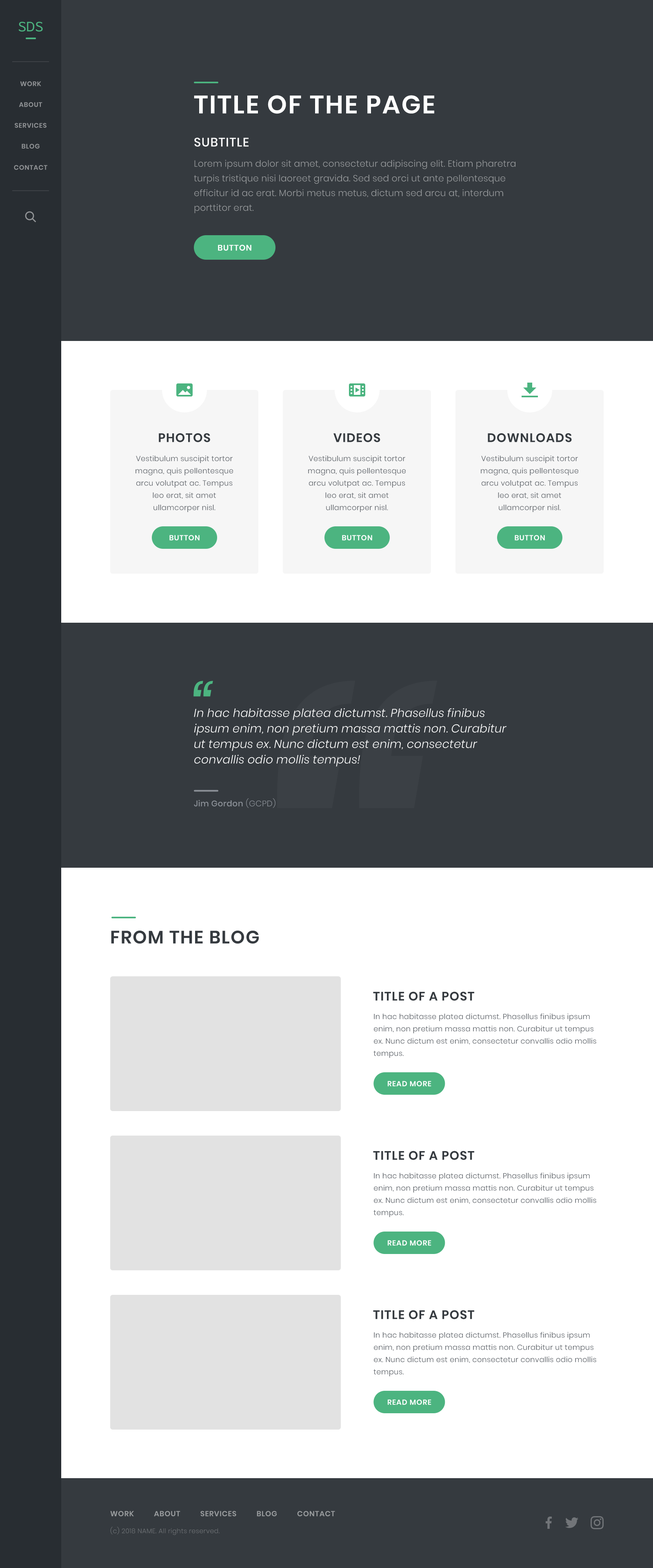
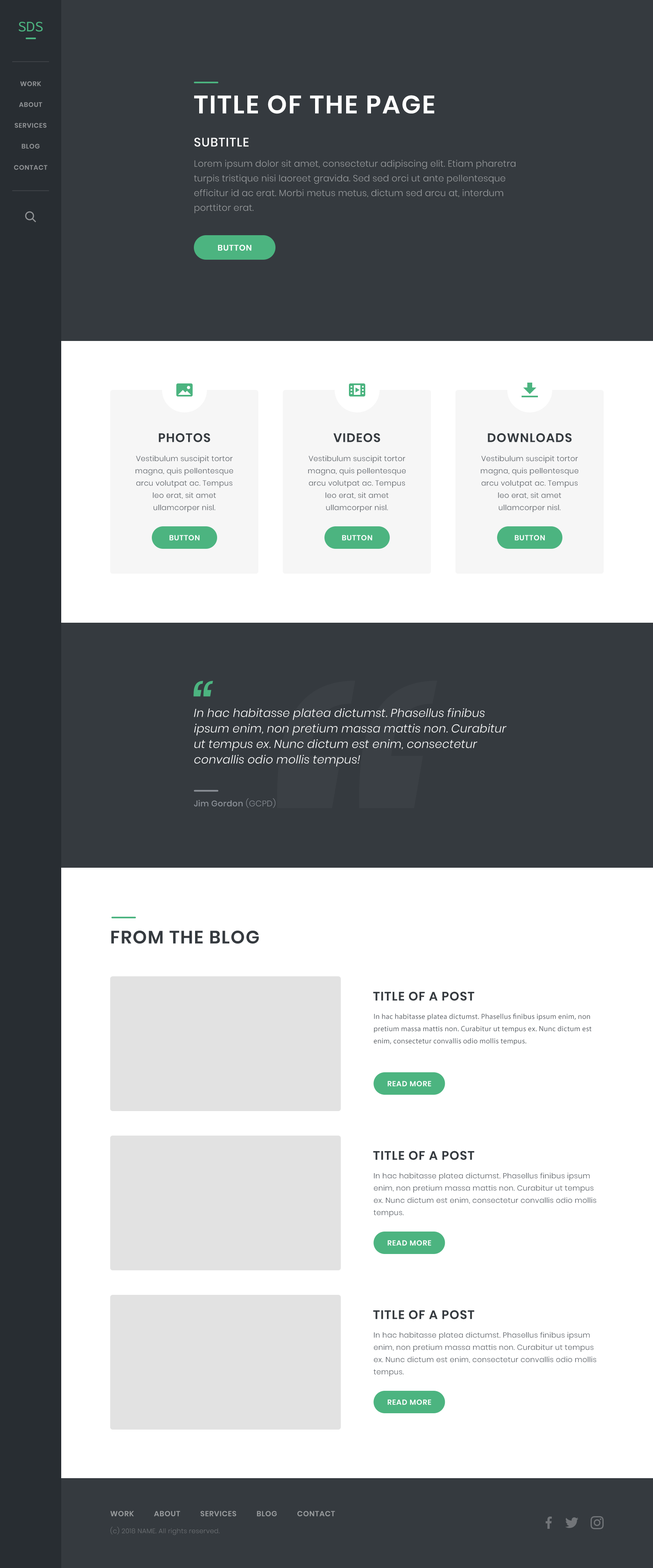
The second 653 × 1568 image is a revision of the first. Changes to its layers:
painted on "In hac habitasse platea dictumst. Phasellus finibus ipsum enim," (3rd of 4, in "blog" › "post 1") over [373, 1013, 597, 1058]
